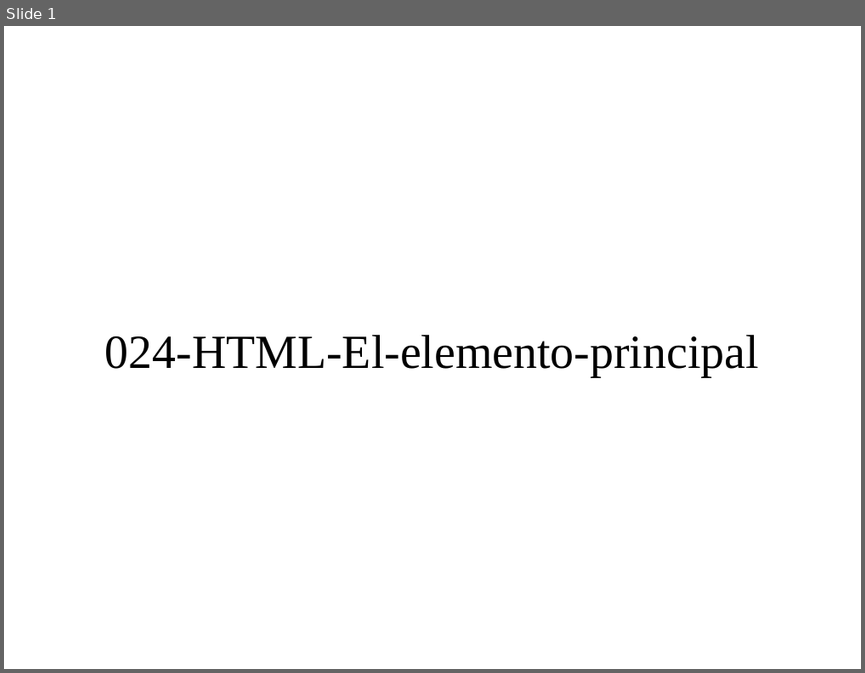
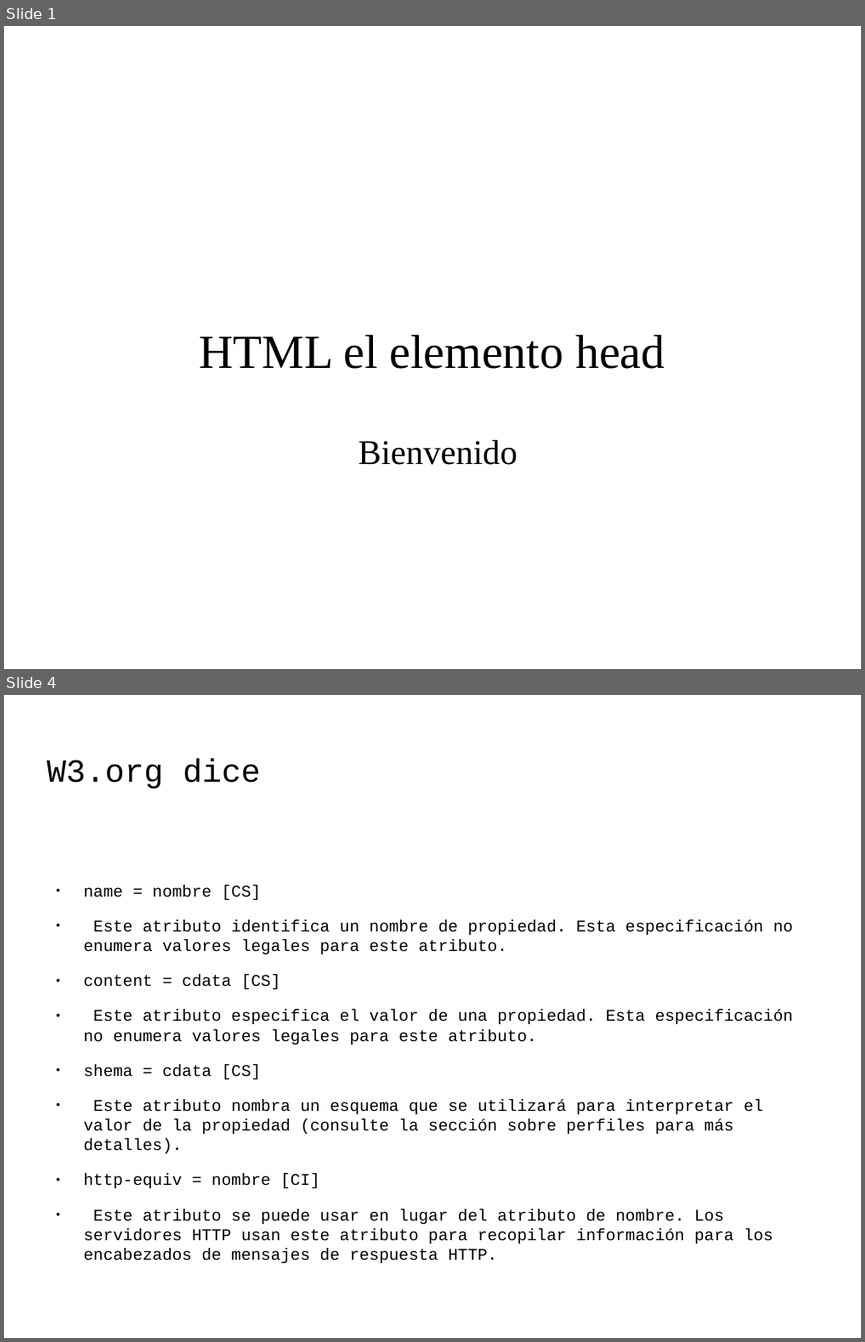
Before and after one commit to codefuncode/Curso-de-HTML-2020, a slide deck: 01-Tutorial-HTML/024-HTML-El-elemento-principal/024-HTML-El-elemento-principal.odp. Shown one above the other, each under a label of ours: slide 1 before the commit, slides 1 and 4 after it; the slides between them are not shown. The pictures are 865x673 and 865x1342 pixels, drawn with LibreOffice and Linux fonts; fonts in the diff are those of the drawing; background and template pictures are left out. Boxes give left, top, right and bottom in pixels: in the first picture for what was removed or moved away, otherwise in the second. Text is boxed around its words. In the diff, an @@ line names an element or a change of style, - is before the commit and + after.

```diff
--- a/01-Tutorial-HTML/024-HTML-El-elemento-principal/024-HTML-El-elemento-principal.odp
+++ b/01-Tutorial-HTML/024-HTML-El-elemento-principal/024-HTML-El-elemento-principal.odp
@@ slide 4 added at (4,695,861,1338), background picture (left out) @@
@@ title added at (46,759,260,789), 30 pt, text #000000 @@
+W3.org dice
@@ text added at (84,885,793,1263), 15.2 pt, text #000000 @@
+● name = nombre [CS]
+● Este atributo identifica un nombre de propiedad. Esta especificación no enumera valores legales para este atributo.
+● content = cdata [CS]
+● Este atributo especifica el valor de una propiedad. Esta especificación no enumera valores legales para este atributo.
+● shema = cdata [CS]
+● Este atributo nombra un esquema que se utilizará para interpretar el valor de la propiedad (consulte la sección sobre perfiles para más detalles).
+● http-equiv = nombre [CI]
+● Este atributo se puede usar en lugar del atributo de nombre. Los servidores HTTP usan este atributo para recopilar información para los encabezados de mensajes de respuesta HTTP.
@@ slide 1 changed as well @@
@@ title at (199,335,664,369): text changed @@
-024-HTML-El-elemento-principal
+HTML el elemento head
@@ text added at (358,439,517,465), 32 pt, text #000000 @@
+Bienvenido
```
Also in this commit, not shown: 5 other slides added, 4 slides removed, 7 other files.
